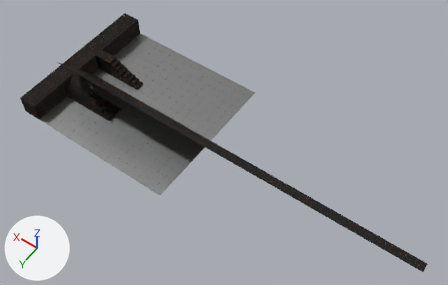
The OBJ model Resources/Models/lightweight.obj: old version first, new version second.
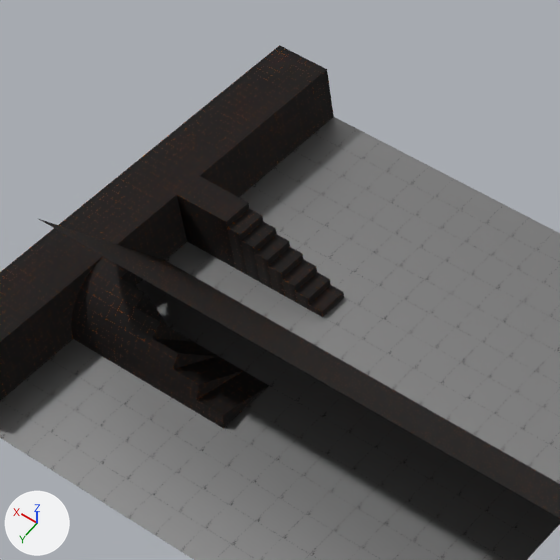
Old and new are each drawn whole from a 50 mm camera at (-4015.0, 3899.0, 6246.0) aimed at (-1303.0, 103.0, 280.0) and again close up on the part from 10% to 46% of the width and 0% to 56% of the height. The axes (+X, +Y, +Z) are drawn at lower left. The lights are the same throughout. Where no turn or scale is listed for an object, it has been applied to the vertices.
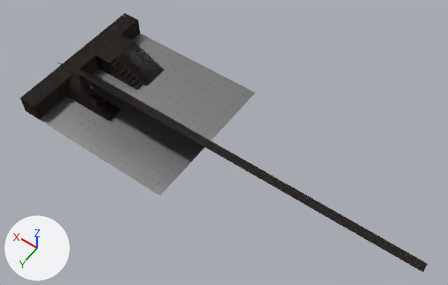
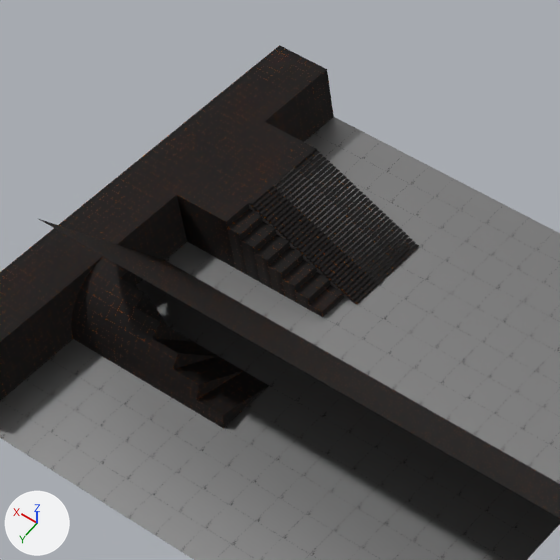
Commit message: up obj

Location of each change, [x1, y1, x2, y2] in pixels of the close-ups (560 x 560 px):
'mesh_36', added (black)
    after: [200, 158, 378, 304]
'mesh_101', added (black)
    after: [243, 121, 419, 265]
'mesh_69', added (black)
    after: [221, 140, 398, 283]

What the commit changed:
Mesh me_mesh_69 is new.
It has 196 vertices, 164 faces and spans x 256.0..1024.0, y -512.0..-384.0, z 0.0..256.0.
It uses material mat_materials_dev_dev_measuregeneric01c_vmat (picture img_dev_measure_png).
Mesh me_mesh_36 is new.
It has 194 vertices, 192 faces and spans x 256.0..1024.0, y -384.0..-256.0, z 0.0..256.0.
It uses material mat_materials_dev_dev_measuregeneric01c_vmat (picture img_dev_measure_png).
Mesh me_mesh_101 is new.
It has 254 vertices, 192 faces and spans x 256.0..1024.0, y -640.0..-512.0, z 4.0..256.0.
It uses material mat_materials_dev_dev_measuregeneric01c_vmat (picture img_dev_measure_png).
Object 'mesh_69' (ob_mesh_69) is new; it shows me_mesh_69.
Its location is (0.0, 0.0, 0.0).
Object 'mesh_36' (ob_mesh_36) is new; it shows me_mesh_36.
Its location is (0.0, 0.0, 0.0).
Object 'mesh_101' (ob_mesh_101) is new; it shows me_mesh_101.
Its location is (0.0, 0.0, 0.0).
